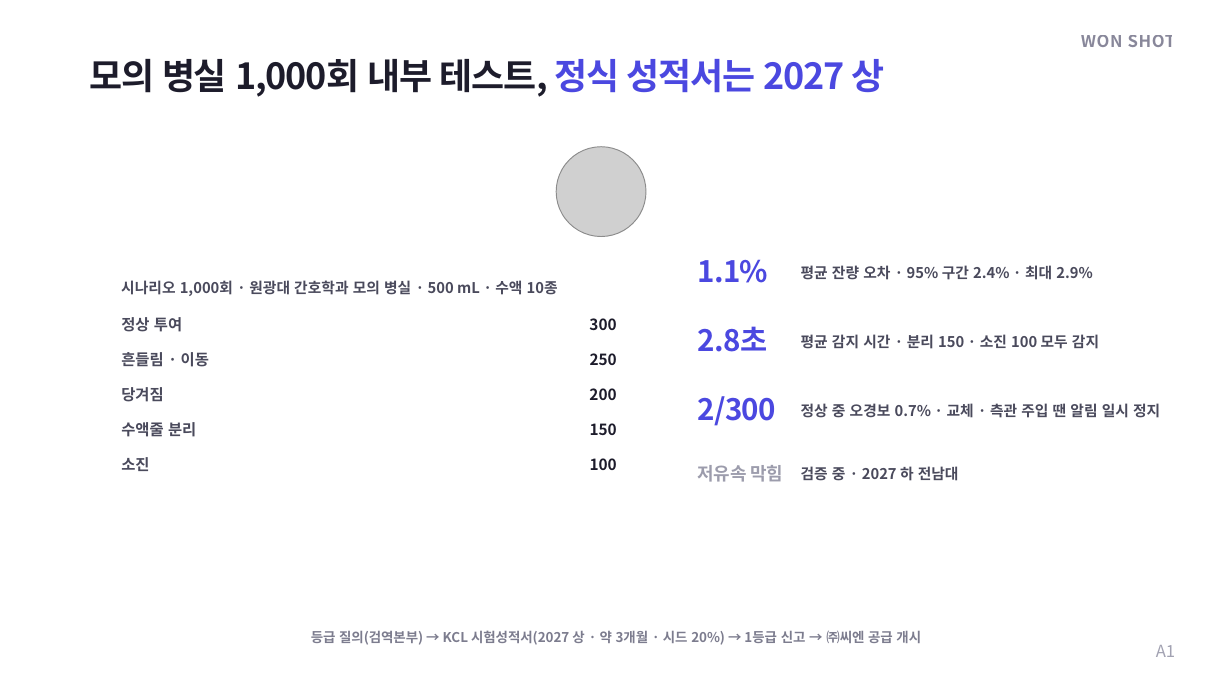
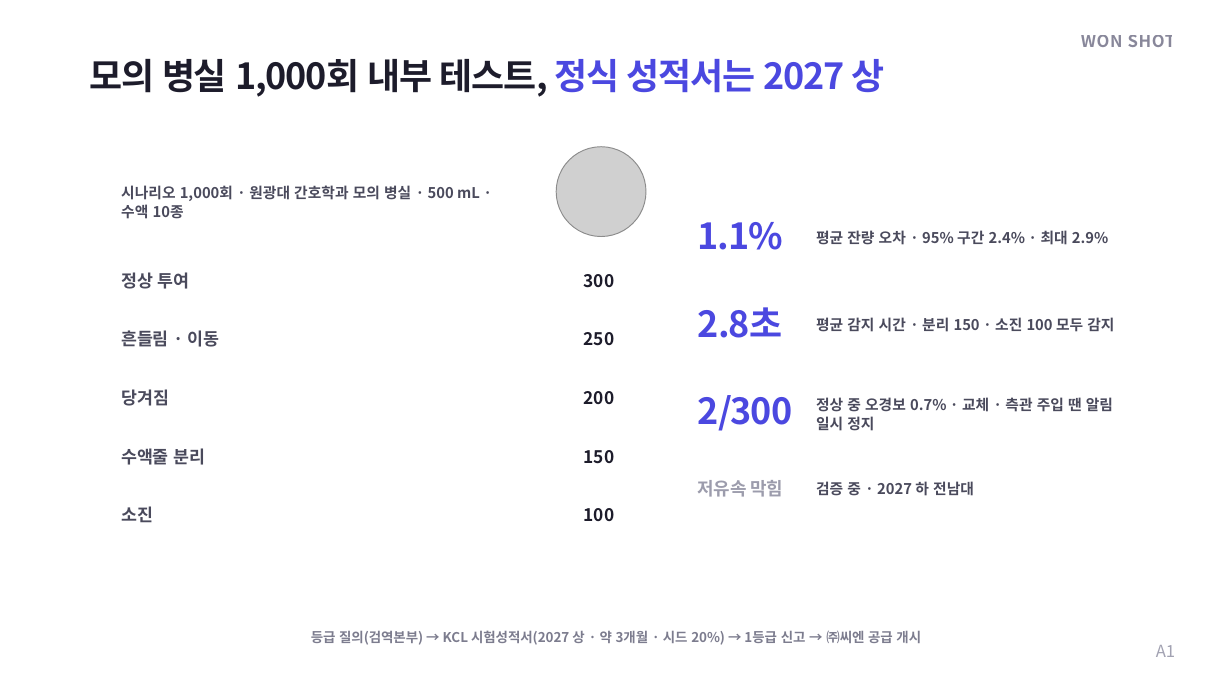
Before and after one commit to yhkwon2004/pet_test, a slide deck: slide 21 of export/INFU-RETRO_IR_WON-SHOT_editable.pptx. Drawn at 1232x693 pixels with LibreOffice and Linux fonts; fonts in the diff are those of the drawing; grey boxes stand for pictures; background and template pictures are left out. Boxes give left, top, right and bottom in pixels: in the first picture for what was removed or moved away, otherwise in the second. Text is boxed around its words. In the diff, an @@ line names an element or a change of style, - is before the commit and + after.

```diff
--- a/export/INFU-RETRO_IR_WON-SHOT_editable.pptx
+++ b/export/INFU-RETRO_IR_WON-SHOT_editable.pptx
@@ text "시나리오 1,000회 · 원광대 간호학과 ..." at (121,185,480,219): line spacing 1 to 14.9pt @@
@@ text "시나리오 1,000회 · 원광대 간호학과 ...": place and size @@
-text "시나리오 1,000회 · 원광대 간호학과 ..." at (121,280,558,296)
+text "시나리오 1,000회 · 원광대 간호학과 ..." at (121,185,480,219)
@@ size 23 to 28 pt, letter spacing -0.7 to -0.8 pt in 3 elements at (698,395,792,431), (698,307,783,338), (698,222,783,250) @@
@@ text "1.1%": place and size @@
-text "1.1%" at (698,259,768,283)
+text "1.1%" at (698,222,783,250)
@@ text "평균 잔량 오차 · 95% ...": place and size @@
-text "평균 잔량 오차 · 95% ..." at (801,265,1092,280)
+text "평균 잔량 오차 · 95% ..." at (816,230,1108,245)
@@ text "정상 투여": place and size @@
-text "정상 투여" at (121,317,182,332)
+text "정상 투여" at (121,272,190,289)
@@ text "300": place and size @@
-text "300" at (589,318,616,330)
+text "300" at (584,274,615,288)
@@ text "흔들림 · 이동": place and size @@
-text "흔들림 · 이동" at (121,352,209,367)
+text "흔들림 · 이동" at (121,330,220,347)
@@ text "250": place and size @@
-text "250" at (590,353,617,365)
+text "250" at (584,332,615,346)
@@ text "2.8초": place and size @@
-text "2.8초" at (698,326,768,352)
+text "2.8초" at (698,307,783,338)
@@ text "평균 감지 시간 · 분리 ...": place and size @@
-text "평균 감지 시간 · 분리 ..." at (801,334,1099,349)
+text "평균 감지 시간 · 분리 ..." at (816,317,1114,332)
@@ text "정상 중 오경보 0.7% · ...": place and size @@
-text "정상 중 오경보 0.7% · ..." at (801,403,1160,418)
+text "정상 중 오경보 0.7% · ..." at (816,397,1113,431)
@@ text "정상 중 오경보 0.7% · ..." at (816,397,1113,431): line spacing 1 to 14.9pt @@
@@ text "수액줄 분리": place and size @@
-text "수액줄 분리" at (121,422,196,437)
+text "수액줄 분리" at (121,448,206,465)
@@ text "150": place and size @@
-text "150" at (590,423,617,435)
+text "150" at (584,450,615,464)
@@ text "저유속 막힘": place and size @@
-text "저유속 막힘" at (698,465,784,482)
+text "저유속 막힘" at (698,480,784,497)
@@ text "소진": place and size @@
-text "소진" at (121,457,149,471)
+text "소진" at (121,506,153,523)
@@ size 12 to 13.5 pt in 10 elements at (121,389,169,406), (584,391,615,404), (584,332,615,346), (121,330,220,347), (584,450,615,464), (121,448,206,465), (584,274,615,288), (121,272,190,289), (121,506,153,523), (584,508,615,521) @@
@@ text "100": place and size @@
-text "100" at (590,458,617,470)
+text "100" at (584,508,615,521)
@@ text "검증 중 · 2027 하 ...": place and size @@
-text "검증 중 · 2027 하 ..." at (801,466,959,481)
+text "검증 중 · 2027 하 ..." at (816,481,974,496)
```
Also in this commit, not shown: 15 other slides changed, 3 other files.
